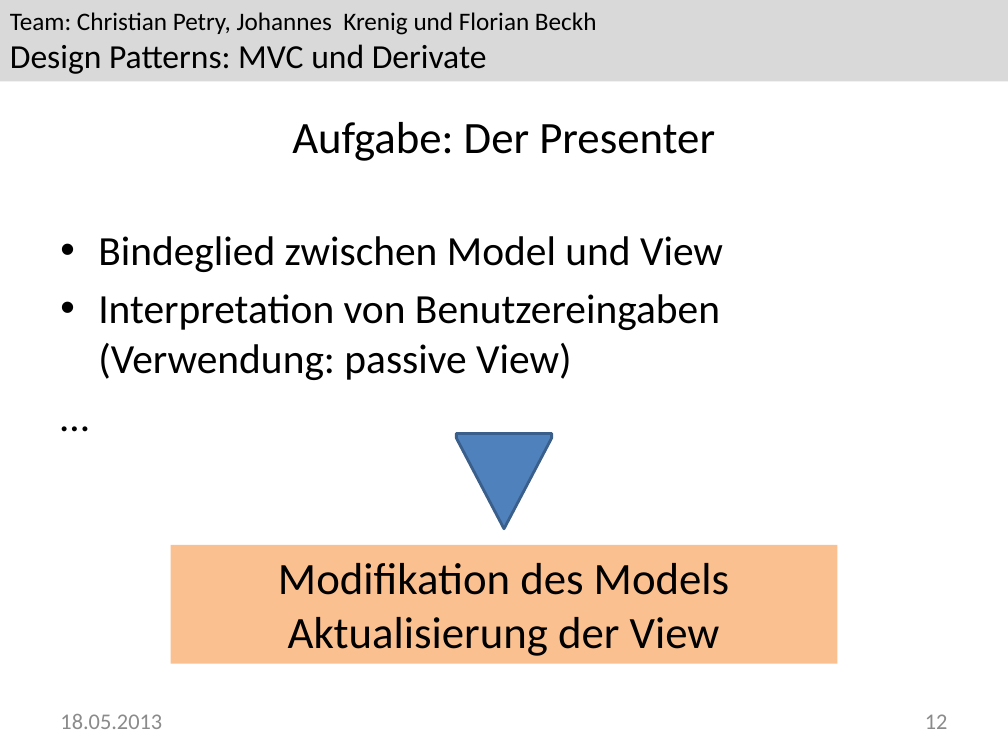
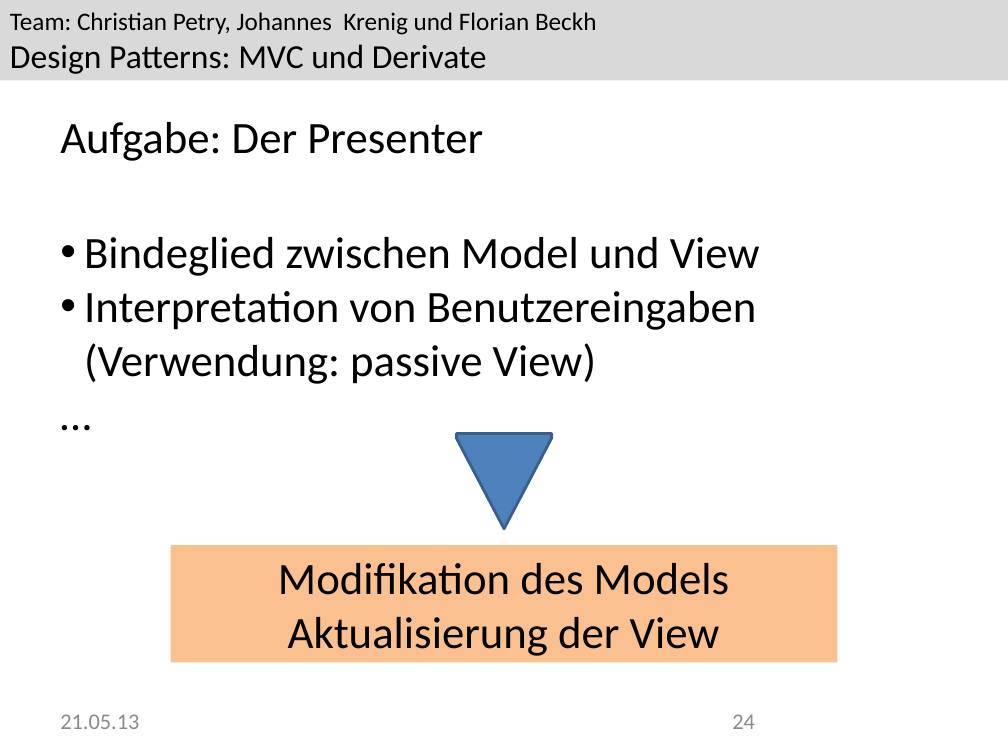
Before and after one commit to Greever/Design-Pattern-MVC, a slide deck: slide 24 of Dokumentation/Praesentation/Praesentation.pptx (slide 12 before the commit). Drawn at 1008x756 pixels with LibreOffice and Linux fonts; fonts in the diff are those of the drawing; background and template pictures are left out. Boxes give left, top, right and bottom in pixels: in the first picture for what was removed or moved away, otherwise in the second. Text is boxed around its words. In the diff, an @@ line names an element or a change of style, - is before the commit and + after.

```diff
--- a/Dokumentation/Praesentation/Praesentation.pptx
+++ b/Dokumentation/Praesentation/Praesentation.pptx
@@ text "Aufgabe: Der Presenter" at [60, 122, 483, 161]: alignment centre to left @@
@@ text "Bindeglied zwischen Model und View" at [84, 237, 760, 384]: size 29.6 to 32 pt; indent changed; less space between paragraphs @@
@@ text at [60, 714, 139, 729]: text changed; text colour #8C8C8C to #8B8B8B @@
-18.05.2013
+21.05.13
@@ page number at [732, 714, 755, 729]: text changed; text colour #8C8C8C to #8B8B8B @@
-12
+24
```
Also in this commit, not shown: 20 other slides changed, 15 slides added, 3 slides removed, 1 other file.
